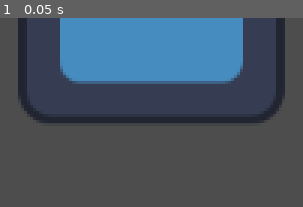
Above: before the commit, frame 1.
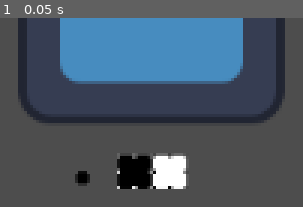
Above: after the commit, the same moment.

Repository: ZiyadAziz/BlackFysh
Game: Godot game, scene res://scenes/game.tscn
The game is run twice, just before and just after one commit, with the same random seed, the same clock (stepped at 60 frames per second) and the same inputs. Before the commit the project has no main scene; this scene is started directly in both runs. The engine's default icon, where the game draws it, is replaced by a stand-in: a white triangle on a blue panel in a dark square.
Inputs:
- Up to frame 1 (0.05 s): no input

The runs differ from the first frame. In frame 1, 4.3% of the frame differs, in the area x 24-62%, y 71-91%.

Commit message:
basic temp assets

Diff:
--- a/project.godot
+++ b/project.godot
@@ -11,7 +11,8 @@
 [application]
 
 config/name="BlackFysh"
-config/features=PackedStringArray("4.6", "Forward Plus")
+run/main_scene="uid://b3gh04lsn0l8c"
+config/features=PackedStringArray("4.7", "Forward Plus")
 config/icon="res://icon.svg"
 
 [physics]
@@ -20,4 +21,5 @@
 
 [rendering]
 
+textures/canvas_textures/default_texture_filter=0
 rendering_device/driver.windows="d3d12"
--- a/scenes/game.tscn
+++ b/scenes/game.tscn
@@ -1,9 +1,24 @@
 [gd_scene format=3 uid="uid://b3gh04lsn0l8c"]
 
 [ext_resource type="Texture2D" uid="uid://bhxo8208l3iia" path="res://icon.svg" id="1_uwrxv"]
+[ext_resource type="Texture2D" uid="uid://dnbmvvrffi3ad" path="res://assets/temp_spawnable.png" id="2_lnu2h"]
+[ext_resource type="Texture2D" uid="uid://c21bvdm12nwoy" path="res://assets/temp_unspawnable.png" id="3_lbhrr"]
+[ext_resource type="Texture2D" uid="uid://c5kii4ki1waqg" path="res://assets/fih.png" id="4_lbhrr"]
 
 [node name="Game" type="Node2D" unique_id=961381067]
 
 [node name="Icon" type="Sprite2D" parent="." unique_id=2062548987]
 position = Vector2(90, -13)
 texture = ExtResource("1_uwrxv")
+
+[node name="TempSpawnable" type="Sprite2D" parent="." unique_id=1424879904]
+position = Vector2(99, 74)
+texture = ExtResource("2_lnu2h")
+
+[node name="TempUnspawnable" type="Sprite2D" parent="." unique_id=20252685]
+position = Vector2(82, 74)
+texture = ExtResource("3_lbhrr")
+
+[node name="Fih" type="Sprite2D" parent="." unique_id=2004230353]
+position = Vector2(57, 77)
+texture = ExtResource("4_lbhrr")
Binary file added: assets/fih.png
Not shown, added: assets/fih.png.import
Binary file added: assets/temp_spawnable.png
Not shown, added: assets/temp_spawnable.png.import
Binary file added: assets/temp_unspawnable.png
Not shown, added: assets/temp_unspawnable.png.import
